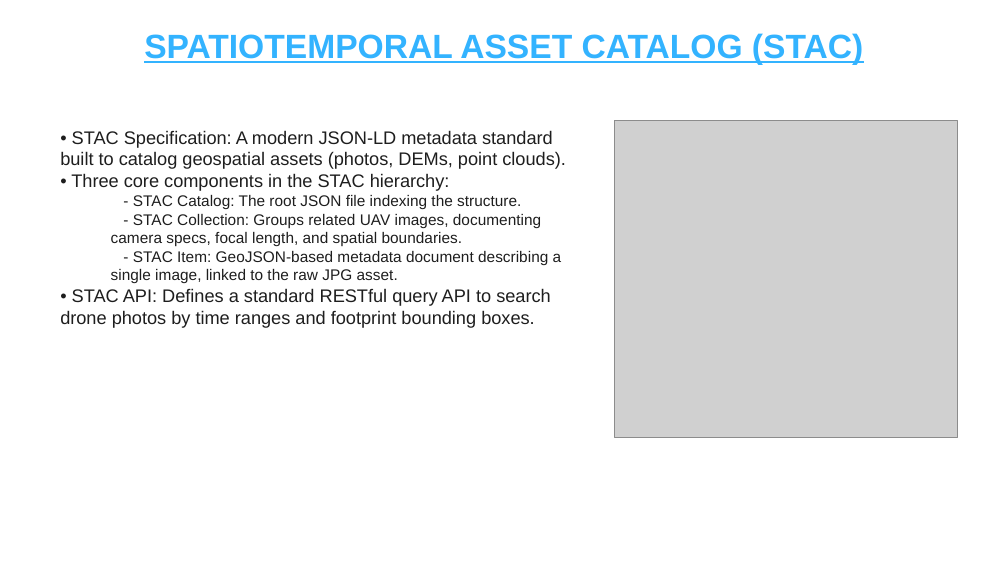
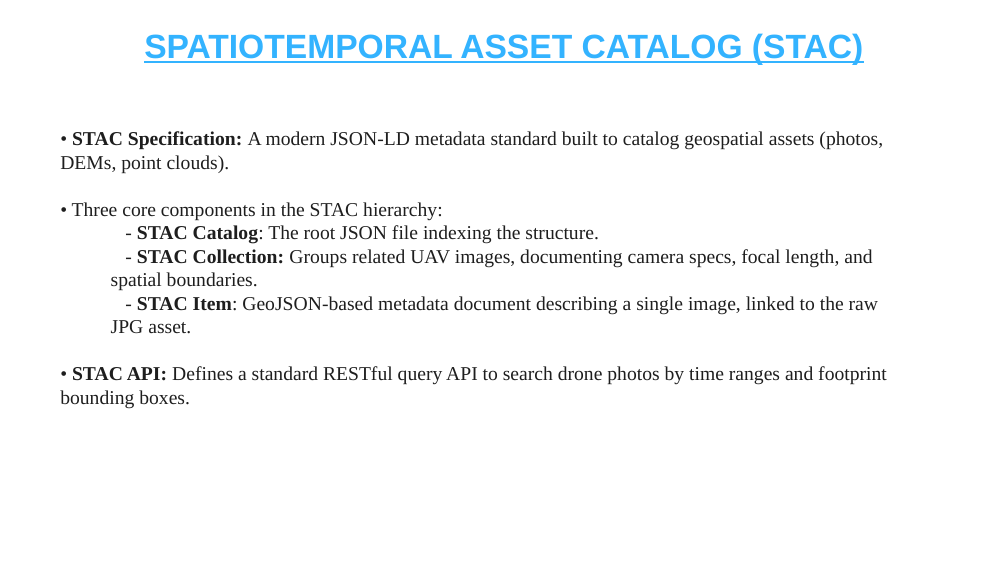
Before and after one commit to kancharlanavyatha/Drone-Footprint-Mapping-using-Qt6, a slide deck: slide 6 of Drone_Footprint_Mapping_and_Metadata_Standards.pptx (slide 8 before the commit). Drawn at 1008x567 pixels with LibreOffice and Linux fonts; fonts in the diff are those of the drawing; grey boxes stand for pictures. Boxes give left, top, right and bottom in pixels: in the first picture for what was removed or moved away, otherwise in the second. Text is boxed around its words. In the diff, an @@ line names an element or a change of style, - is before the commit and + after.

Commit message:
Add detailed UAV Metadata Field Analysis Report document

```diff
--- a/Drone_Footprint_Mapping_and_Metadata_Standards.pptx
+++ b/Drone_Footprint_Mapping_and_Metadata_Standards.pptx
@@ text "• STAC Specification: A modern ..." at [60,131,887,409]: size 13 to 14 pt in "• STAC Specification: A modern JSON-LD metadata ...", "• Three core components in the STAC ...", "• STAC API: Defines a standard RESTful ..."; font Arial to Times New Roman; bold on in "STAC Specification:", "STAC Catalog:", "STAC Collection:", "STAC Item:" and 1 more places; size 11 to 14 pt in "- STAC Catalog: The root JSON file ...", "- STAC Collection: Groups related UAV images, ...", "- STAC Item: GeoJSON-based metadata document describing ..." @@
@@ picture removed at [615,121,958,437] @@
```
Also in this commit, not shown: 6 other slides changed, 2 slides removed, 1 other file.
